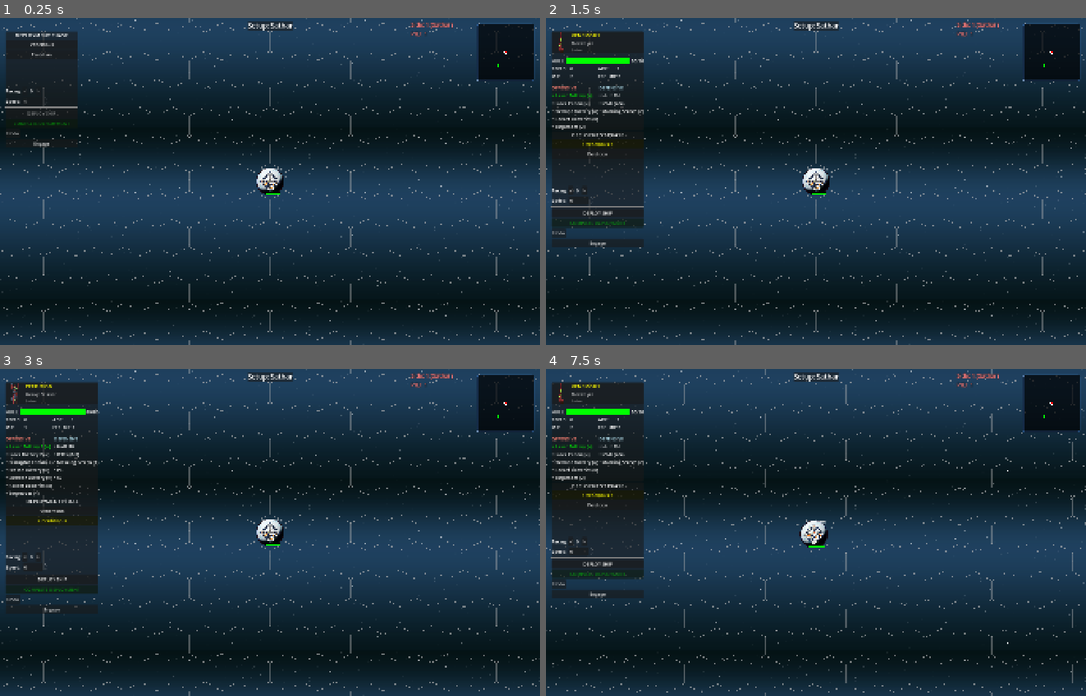
Above: before the commit, frames 1-4 (two rows, left to right).
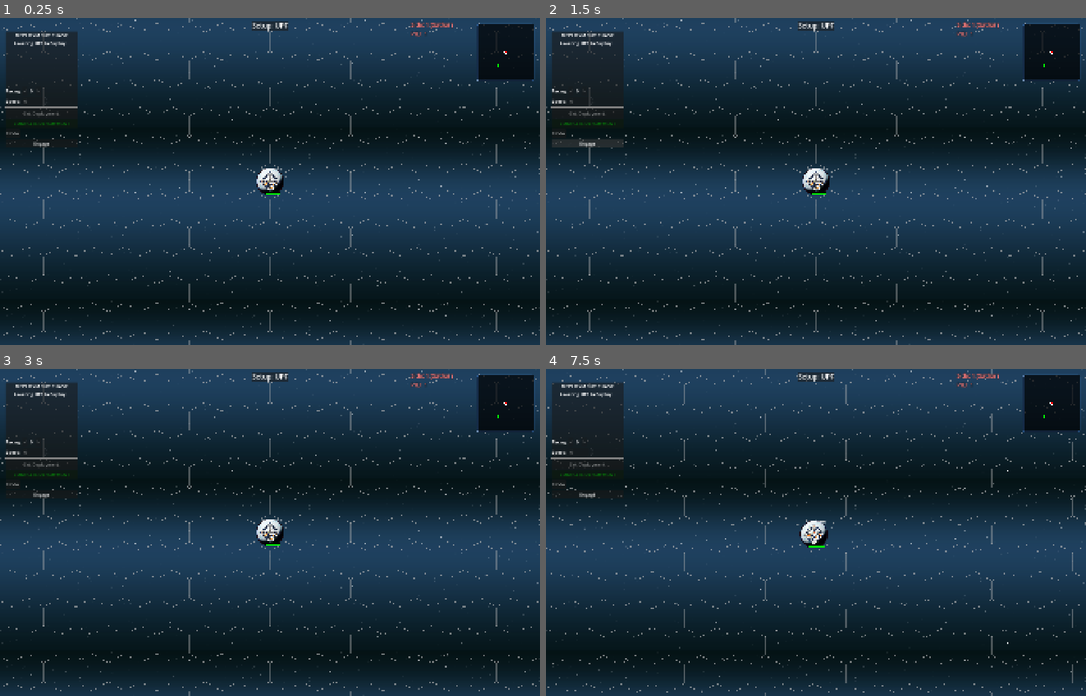
Above: after the commit, the same moments.

Repository: jjeffers/sf-kh-simulator
Game: Godot game, scene res://Scenes/Main.tscn
Same seed, same stepped clock (60 frames per second), same inputs: the game is played once before the commit and once after it. This scene is started directly instead of the project's main scene.
Inputs (mouse positions are in pixels of both pictures, inside the frame that each line leads up to):
- Up to frame 1 (0.25 s): no input
- Up to frame 2 (1.5 s): click (589, 44) at 0.5 s, where only the run before the commit has a clickable "Venemous"; click (600, 145) at 1.25 s, where only the run before the commit has a clickable "> Venemous <"
- Up to frame 3 (3 s): click "Undo" at 2 s; click (54, 506) at 2.75 s, where only the run before the commit has a clickable "Perdition"
- Up to frame 4 (7.5 s): click (600, 509) at 3.5 s, where only the run before the commit has a clickable "Venemous"; click "Engage" at 4.25 s; click (573, 542) at 5 s, where only the run before the commit has a clickable "<"; click (583, 542) at 5.75 s, where only the run before the commit has a clickable ">"; click (600, 565) at 6.5 s, where only the run before the commit has a clickable "DEPLOY SHIP"; tap Enter at 7.25 s; drag from (1053, 404) to (870, 460) at 7.27 s

The runs differ from the first frame. In frame 1, 0.3% of the frame differs, in the area x 1-55%, y 1-30%; in frame 2, 5.8%; in frame 3, 6.5%, in the area x 0-55%, y 1-75%; in frame 4, 5.6%.
Error before the commit: Invalid access to property or key 'facing' on a base object of type 'Nil'. (res://Scripts/GameManager.gd:3767)
Error after the commit: Invalid access to property or key 'name' on a base object of type 'Nil'. (res://Scripts/GameManager.gd:3771)

Commit message:
Fix UPF deployment order in Sneak Attack via dynamic side lookup

Diff:
--- a/Scripts/GameManager.gd
+++ b/Scripts/GameManager.gd
@@ -328,12 +328,20 @@
 	has_deployed_side_1 = false
 	has_deployed_side_2 = false
 
-	# UPF (Side 1) sets up first in these specific scenarios as Defenders.
+	# UPF sets up first in these specific scenarios as Defenders.
 	if scen_key == "":
 		scen_key = NetworkManager.lobby_data.get("scenario", "simple_test")
 
 	if scen_key == "surprise_attack" or scen_key == "the_last_stand":
-		deployment_subphase = 1
+		# Dynamically determine which side is UPF
+		var scen = ScenarioManager.get_scenario(scen_key)
+		var upf_side_id = 2 # Default fallback
+		if scen.has("sides"):
+			for idx in scen["sides"]:
+				if scen["sides"][idx].get("name") == "UPF":
+					upf_side_id = idx + 1
+					break
+		deployment_subphase = upf_side_id
 	else:
 		deployment_subphase = 2
 
